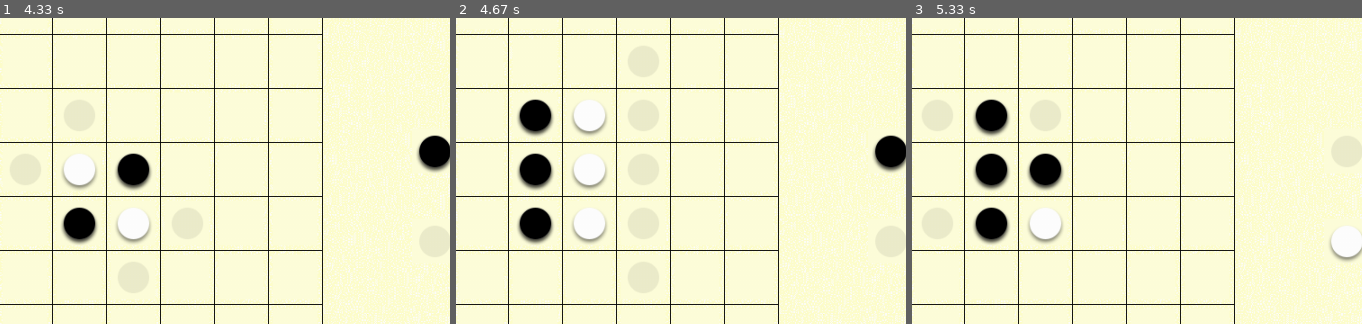
Above: before the commit, frames 1-3 (left to right).
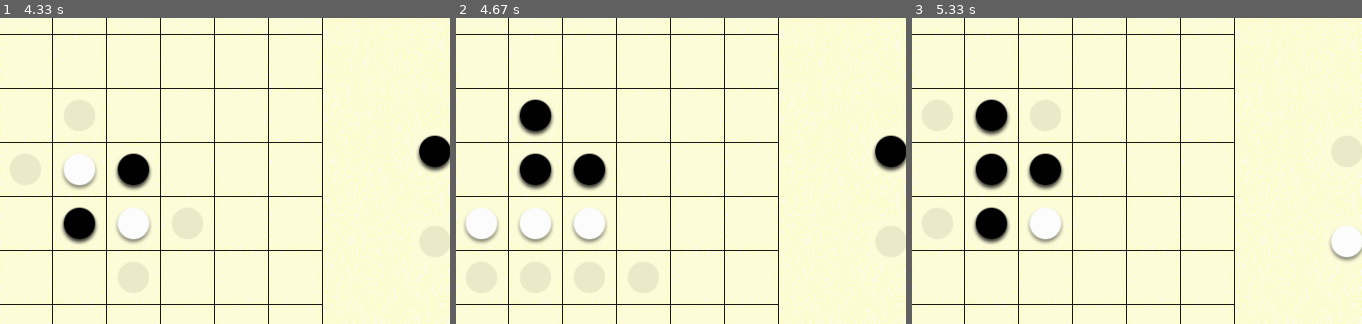
Above: after the commit, the same moments.

Repository: hyejiea/Othello-Pygame
Game: pygame game, started from othello/othelloGUI.py
The game is run twice, just before and just after one commit, with the same random seed, the same clock (stepped at 60 frames per second) and the same inputs.
Inputs (mouse positions are % of the whole screen's width and height, from its top left):
- Up to frame 1 (4.33 s): no input
- Up to frame 2 (4.67 s): click (28, 32) at 4.38 s
- Up to frame 3 (5.33 s): tap B at 4.67, 5.17 s
The pictures show only the part of the screen within x 22-72%, y 21-71%; the shares and areas given below are measured in that part.

Frame 1 is identical in both runs. In frame 2, 2.8% of the frame differs, in the area x 1-34%, y 26-74%; in frame 3, nothing differs.

Commit message:
modified mobility function

Diff:
--- a/othello/Othello.py
+++ b/othello/Othello.py
@@ -7,6 +7,8 @@
         self.width = 60
         self.row = self.col = 8
         self.margin = 100
+        self.black_m = 0
+        self.white_m = 0
         self.chesses = [[0 for _ in range(self.col)] for _ in range(self.row)]
         # init stable chesses
         self.stable = [[0 for _ in range(self.col)] for _ in range(self.row)]
@@ -28,9 +30,38 @@
         # init available pos
         self.available = []
         self.updateAvailable()
-        self.mobility = Mobility()
+
+
     def update_mobility(self):
-        self.mobility.update_mobility(self)
+        self.black_m = 0
+        self.white_m = 0
+        for i in range(8):
+            for j in range(8):
+                if self.chesses[i][j] == 0:
+                    for dx, dy in [[-1, 0], [1, 0], [0, -1], [0, 1]]:
+                        if self.is_capturing(i, j, dx, dy, 1):
+                            self.white_m += 1
+                        if self.is_capturing(i, j, dx, dy, 2):
+                            self.black_m += 1
+
+    def is_capturing(self, x, y, dx, dy, current_player):
+        opponent = 1 if current_player == 2 else 2
+        x += dx
+        y += dy
+        if x < 0 or x > 7 or y < 0 or y > 7:
+            return False
+        if self.chesses[x][y] != opponent:
+            return False
+        x += dx
+        y += dy
+        while x >= 0 and x <= 7 and y >= 0 and y <= 7:
+            if self.chesses[x][y] == 0:
+                return False
+            if self.chesses[x][y] == current_player:
+                return True
+            x += dx
+            y += dy
+        return False
 
 
     def updateAvailable(self):
@@ -292,34 +323,34 @@
     textRectObj.center = (pos + 100, pos - 150)
     screen.blit(textSurfaceObj, textRectObj)
 
-class Mobility:
-    def __init__(self):
-        self.mobility = 0
-
-    def update_mobility(self, chessboard):
-        self.mobility = 0
-        for i in range(8):
-            for j in range(8):
-                if chessboard.chesses[i][j] == 0:
-                    for dx, dy in [[-1, 0], [1, 0], [0, -1], [0, 1]]:
-                        if self.is_capturing(chessboard, i, j, dx, dy, chessboard.offense):
-                            self.mobility += 1
-
-    def is_capturing(self, chessboard, x, y, dx, dy, current_player):
-        opponent = 1 if current_player == 2 else 2
-        x += dx
-        y += dy
-        if x < 0 or x > 7 or y < 0 or y > 7:
-            return False
-        if chessboard.chesses[x][y] != opponent:
-            return False
-        x += dx
-        y += dy
-        while x >= 0 and x <= 7 and y >= 0 and y <= 7:
-            if chessboard.chesses[x][y] == 0:
-                return False
-            if chessboard.chesses[x][y] == current_player:
-                return True
-            x += dx
-            y += dy
-        return False
+# class Mobility:
+#     def __init__(self):
+#         self.mobility = 0
+
+#     def update_mobility(self, chessboard):
+#         self.mobility = 0
+#         for i in range(8):
+#             for j in range(8):
+#                 if chessboard.chesses[i][j] == 0:
+#                     for dx, dy in [[-1, 0], [1, 0], [0, -1], [0, 1]]:
+#                         if self.is_capturing(chessboard, i, j, dx, dy, chessboard.offense):
+#                             self.mobility += 1
+
+#     def is_capturing(self, chessboard, x, y, dx, dy, current_player):
+#         opponent = 1 if current_player == 2 else 2
+#         x += dx
+#         y += dy
+#         if x < 0 or x > 7 or y < 0 or y > 7:
+#             return False
+#         if chessboard.chesses[x][y] != opponent:
+#             return False
+#         x += dx
+#         y += dy
+#         while x >= 0 and x <= 7 and y >= 0 and y <= 7:
+#             if chessboard.chesses[x][y] == 0:
+#                 return False
+#             if chessboard.chesses[x][y] == current_player:
+#                 return True
+#             x += dx
+#             y += dy
+#         return False
--- a/othello/othelloAI.py
+++ b/othello/othelloAI.py
@@ -8,15 +8,14 @@
         # self.kids: {(i, j): node}
         self.kids = {}
         self.chessboard = chessboard
-        mobility = Mobility()
-        mobility.update_mobility(chessboard)
+        chessboard = Chessboard()
 
 
     def getScore(self):
         chessboard = self.chessboard
         return 100 * (chessboard.count_stable_white - chessboard.count_stable_black) \
-            + (chessboard.count_total_stable_direct_white
-               - chessboard.count_total_stable_direct_black)
+            + (chessboard.count_total_stable_direct_white - chessboard.count_total_stable_direct_black) \
+            + (chessboard.black_m - chessboard.white_m)
 
 
 class ChessboardTree:
@@ -24,7 +23,7 @@
     def __init__(self, node):
         self.root = node
         # self.expandLayer >= 2
-        self.expandLayer = 5
+        self.expandLayer = 4
 
     def expandTree(self):
         node = self.root
@@ -101,6 +100,7 @@
         else:
             node.chessboard.updateStable()
             node.chessboard.updateCount()
+            node.chessboard.update_mobility()
             score = node.getScore()
             # print('layer:', layer, 'leaf:', node.score)
             return score
@@ -120,7 +120,6 @@
         # update
         chessboard_new.reverse(set_i, set_j)
         chessboard_new.updateAvailable()
-        # chessboard_new.updateStable()
         chessboard_new.updateCount()
 
         if chessboard_new.count_available == 0:
